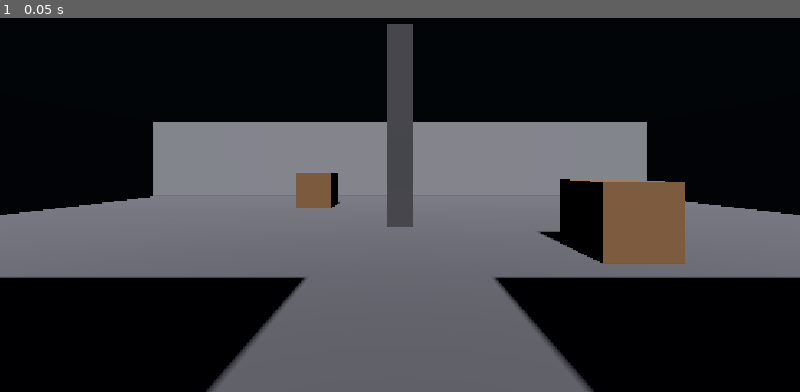
Above: before the commit, frame 1.
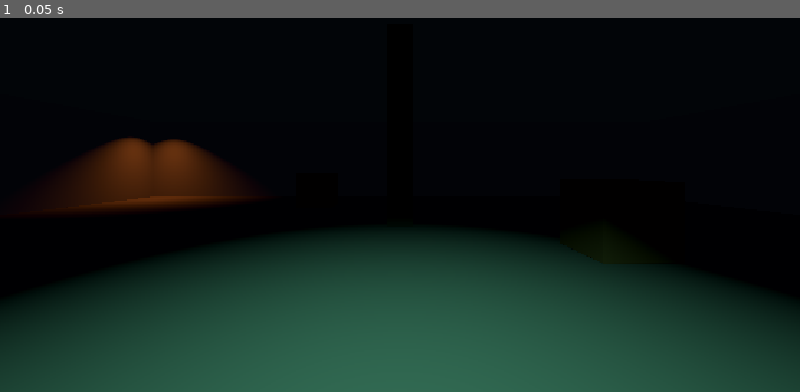
Above: after the commit, the same moment.

Repository: Wa1gala/mega_game
Game: Godot game, scene res://art/levels/test_office.tscn
The game is run twice, just before and just after one commit, with the same random seed, the same clock (stepped at 60 frames per second) and the same inputs. The project has no main scene, so this scene is started directly.
Inputs:
- Up to frame 1 (0.05 s): no input

The runs differ from the first frame. In frame 1, 64% of the frame differs, in the area x 0-100%, y 1-100%.

Commit message:
Add green office + warm corner spot lights (replace directional light)

Diff:
--- a/art/levels/test_office.tscn
+++ b/art/levels/test_office.tscn
@@ -61,8 +61,24 @@
 
 [node name="test_office" type="Node3D" unique_id=543343743]
 
-[node name="DirectionalLight3D" type="DirectionalLight3D" parent="." unique_id=439250323]
-transform = Transform3D(1, 0, 0, 0, 0.707107, 0.707107, 0, -0.707107, 0.707107, 0, 8, 0)
+[node name="SpotLightOffice" type="SpotLight3D" parent="."]
+transform = Transform3D(1, 0, 0, 0, 0.258819, 0.965926, 0, -0.965926, 0.258819, 0, 2.85, 5.8)
+light_color = Color(0.45, 0.9, 0.65, 1)
+light_energy = 3.0
+light_volumetric_fog_energy = 2.0
+spot_range = 12.0
+spot_angle = 50.0
+spot_attenuation = 0.8
+shadow_enabled = true
+
+[node name="SpotLightWarmCorner" type="SpotLight3D" parent="."]
+transform = Transform3D(1, 0, 0, 0, 0, 1, 0, -1, 0, -9, 2.8, -5)
+light_color = Color(1.0, 0.5, 0.15, 1)
+light_energy = 1.5
+light_volumetric_fog_energy = 1.5
+spot_range = 7.0
+spot_angle = 60.0
+spot_attenuation = 1.0
 shadow_enabled = true
 
 [node name="WorldEnvironment" type="WorldEnvironment" parent="." unique_id=1444349364]
